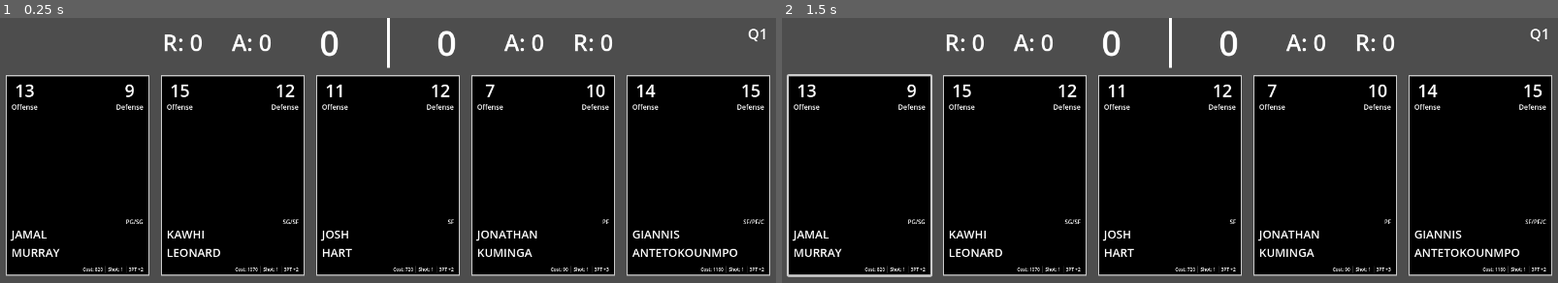
Above: before the commit, frames 1-2 (left to right).
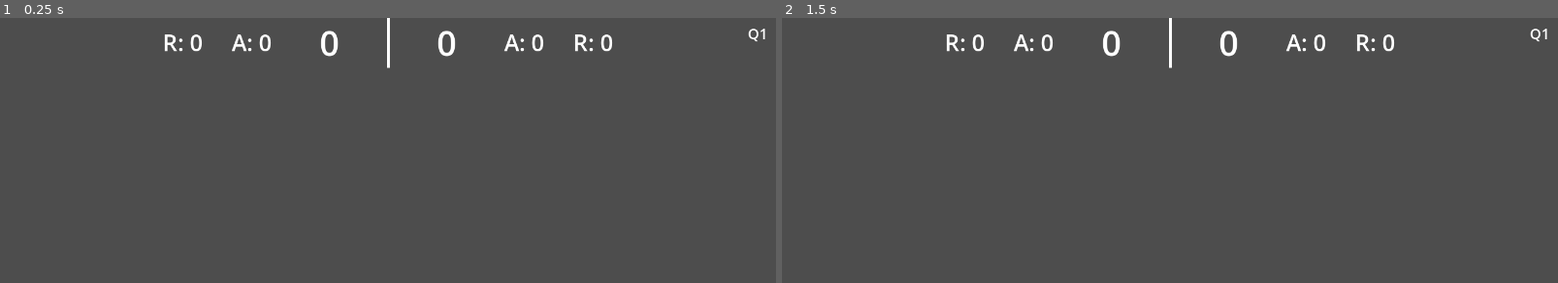
Above: after the commit, the same moments.

Repository: david8zhang/basketball-card-game
Game: Godot game, scene res://scenes/Main.tscn
Same seed, same stepped clock (60 frames per second), same inputs: the game is played once before the commit and once after it. This scene is started directly instead of the project's main scene.
Inputs (mouse positions are in pixels of both pictures, inside the frame that each line leads up to):
- Up to frame 1 (0.25 s): no input
- Up to frame 2 (1.5 s): click (859, 174) at 0.52 s; click (859, 174) at 1.27 s

The runs differ from the first frame. In frame 1, 69% of the frame differs, in the area x 0-100%, y 21-98%; in frame 2, 70%.

Commit message:
generate CPU team based on player salary cap

Diff:
--- a/scripts/CPUTeam.gd
+++ b/scripts/CPUTeam.gd
@@ -16,7 +16,7 @@
   if starting_lineup_wrapper != null:
     starting_lineup = starting_lineup_scene.instantiate() as StartingLineup
     starting_lineup_wrapper.add_child(starting_lineup)
-    var random_lineup = game.assemble_random_lineup()
+    var random_lineup = SceneVariables.cpu_team_bp_configs
     starting_lineup.init_cards(random_lineup)
 
 func get_card_at_position(pos: BallPlayerStats.PlayerPosition):
--- a/scripts/DraftScene.gd
+++ b/scripts/DraftScene.gd
@@ -135,7 +135,7 @@
 	return !selected_player_names.has(s.get_full_name()) and is_player_within_max_cost(s)
 
 func is_player_within_max_cost(ball_player_stats: BallPlayerStats):
-	return ball_player_stats.player_cost <= SceneVariables.get_player_max_cost_for_salary_cap()
+	return ball_player_stats.player_cost <= SceneVariables.get_player_max_cost_for_salary_cap(SceneVariables.salary_cap)
 
 func on_click_card(bp_card: BallPlayerCard):
 	bp_card_preview = bp_card_preview_scene.instantiate() as BPCardPreview
--- a/scripts/PickStrategyCards.gd
+++ b/scripts/PickStrategyCards.gd
@@ -31,4 +31,5 @@
 
 func go_to_game_scene():
 	SceneVariables.player_strategy_card_deck = selected_cards_container.get_children().map(func (c): return c.strategy_card_config)
+	SceneVariables.instantiate_cpu_team()
 	get_tree().change_scene_to_file("res://scenes/Main.tscn")
--- a/scripts/SceneVariables.gd
+++ b/scripts/SceneVariables.gd
@@ -7,6 +7,7 @@
 var cpu_score := 0
 var player_team_bp_configs := {}
 var player_strategy_card_deck := []
+var cpu_team_bp_configs := {}
 var salary_cap := 1750
 var num_games_won := 0
 var all_player_names = [
@@ -25,20 +26,20 @@
 		var strategy_card_config = load("res://resources/strategy/" + strategy_name + ".tres") as StrategyCardConfig
 		all_strat_card_configs.append(strategy_card_config)
 
-func get_player_max_cost_for_salary_cap():
-	if salary_cap <= 1750:
+func get_player_max_cost_for_salary_cap(curr_salary_cap):
+	if curr_salary_cap <= 1750:
 		return 400
-	elif salary_cap > 1750 and salary_cap <= 2250:
+	elif curr_salary_cap > 1750 and curr_salary_cap <= 2250:
 		return 650
-	elif salary_cap > 2250 and salary_cap <= 2750:
+	elif curr_salary_cap > 2250 and curr_salary_cap <= 2750:
 		return 900
-	elif salary_cap > 3250 and salary_cap <= 3750:
+	elif curr_salary_cap > 3250 and curr_salary_cap <= 3750:
 		return 1200
 	else:
 		return 2000
 
 func get_players_for_salary_cap():
-	var max_cost = get_player_max_cost_for_salary_cap()
+	var max_cost = get_player_max_cost_for_salary_cap(salary_cap)
 	return all_player_stat_configs.filter(func (c): return c.player_cost <= max_cost)
 
 func reset_player_data():
@@ -51,3 +52,21 @@
 	player_strategy_card_deck = []
 	salary_cap = 1750
 	num_games_won = 0
+
+func instantiate_cpu_team():
+	var position_to_players = {}
+	for c in all_player_stat_configs:
+		var stat_config = c as BallPlayerStats
+		for position in stat_config.positions:
+			if !position_to_players.has(position):
+				position_to_players[position] = []
+			position_to_players[position].append(stat_config)
+	var selected_player_names = []
+	for pos in position_to_players.keys():
+		var players_to_select = filter_valid_players(position_to_players[pos], selected_player_names)
+		var player_to_add = players_to_select.pick_random() as BallPlayerStats
+		selected_player_names.append(player_to_add.get_full_name())
+		cpu_team_bp_configs[pos] = player_to_add
+
+func filter_valid_players(players, selected_player_names):
+	return players.filter(func (p): return p.player_cost < get_player_max_cost_for_salary_cap(salary_cap + 100) and !selected_player_names.has(p.get_full_name()))
